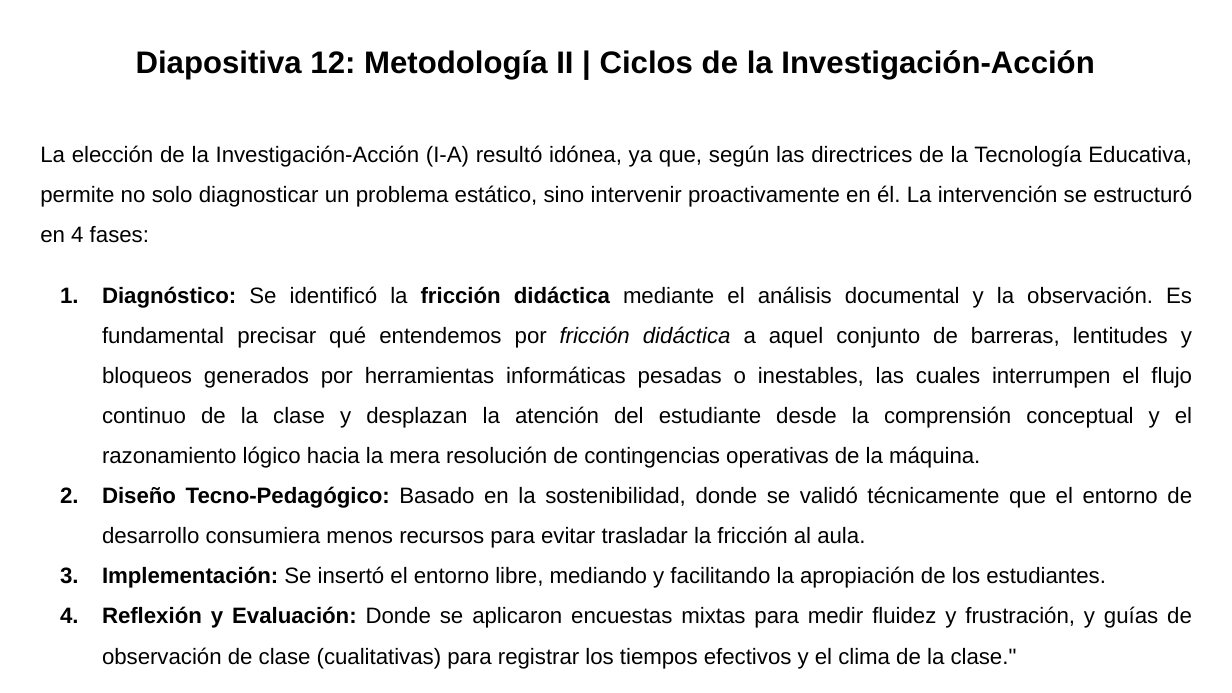
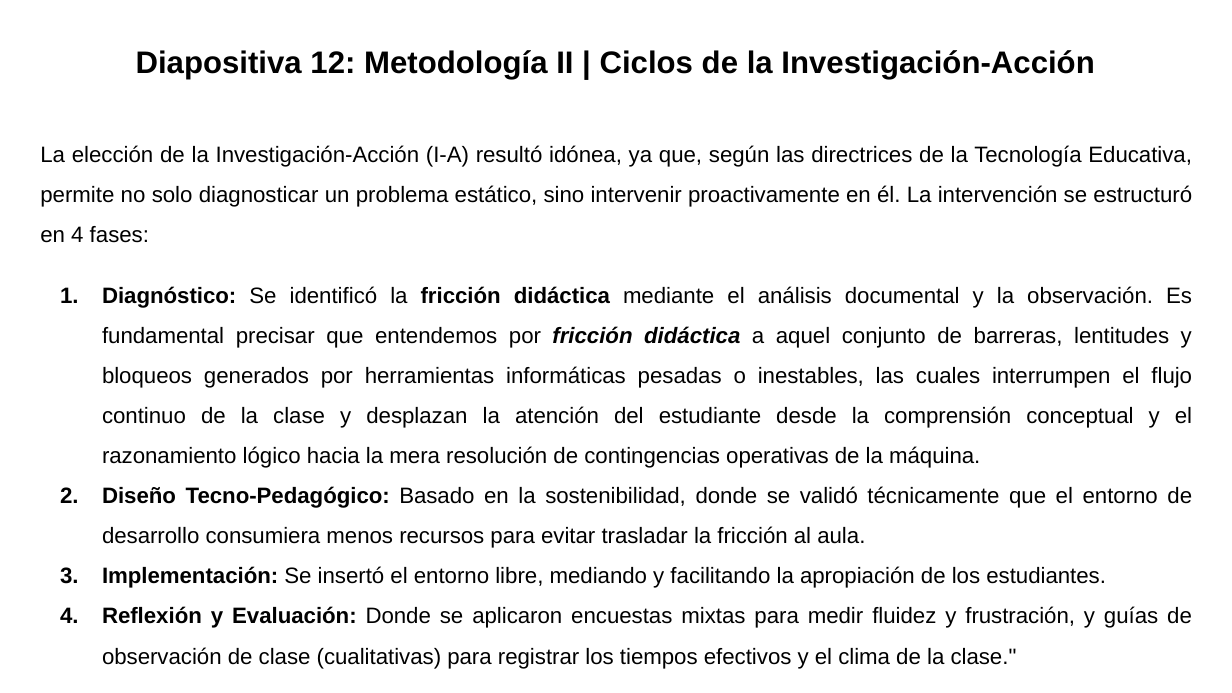
Before and after one commit to gabrielinuz/gabrielinuz.github.io, a slide deck: slide 13 of doc/GUION_DE_DEFENSA_LTE.pptx. Drawn at 1232x693 pixels with LibreOffice and Linux fonts; fonts in the diff are those of the drawing. Boxes give left, top, right and bottom in pixels: in the first picture for what was removed or moved away, otherwise in the second. Text is boxed around its words. In the diff, an @@ line names an element or a change of style, - is before the commit and + after.

```diff
--- a/doc/GUION_DE_DEFENSA_LTE.pptx
+++ b/doc/GUION_DE_DEFENSA_LTE.pptx
@@ text at [102,286,1192,468]: text changed @@
-1. Diagnóstico: Se identificó la fricción didáctica mediante el análisis documental y la observación. Es fundamental precisar qué entendemos por fricción didáctica a aquel conjunto de barreras, lentitudes y bloqueos generados por herramientas informáticas pesadas o inestables, las cuales interrumpen el flujo continuo de la clase y desplazan la atención del estudiante desde la comprensión conceptual y el razonamiento lógico hacia la mera resolución de contingencias operativas de la máquina.
+1. Diagnóstico: Se identificó la fricción didáctica mediante el análisis documental y la observación. Es fundamental precisar que entendemos por fricción didáctica a aquel conjunto de barreras, lentitudes y bloqueos generados por herramientas informáticas pesadas o inestables, las cuales interrumpen el flujo continuo de la clase y desplazan la atención del estudiante desde la comprensión conceptual y el razonamiento lógico hacia la mera resolución de contingencias operativas de la máquina.
```
Also in this commit, not shown: 12 other slides changed, 1 other file.
